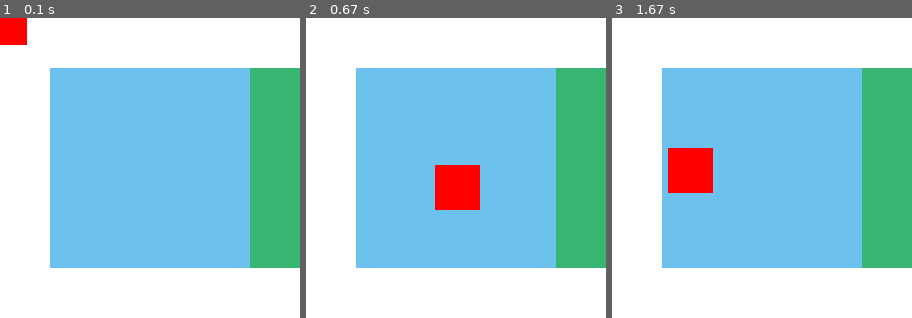
Above: before the commit, frames 1-3 (left to right).
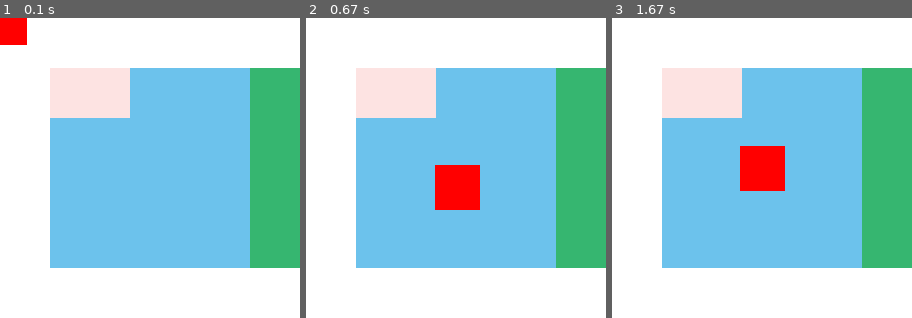
Above: after the commit, the same moments.

Repository: castrocristiano/pygame_hello
Game: pygame game, started from pygame_hello.py
Two runs of this game, one before a commit and one after it. Both use one fixed random seed, a clock stepped at 60 frames per second and the inputs below.
Inputs (mouse positions are in pixels of both pictures, inside the frame that each line leads up to):
- Up to frame 1 (0.1 s): no input
- Up to frame 2 (0.67 s): press the mouse at (552, 159) at 0.37 s; move the mouse to (504, 174) at 0.47 s; release the mouse at (456, 186) at 0.6 s
- Up to frame 3 (1.67 s): hold Right 0.67-1.13 s; click (690, 171) at 0.75 s

The runs differ from the first frame. In frame 1, 4.4% of the frame differs, in the area x 16-44%, y 16-34%; in frame 2, 4.4%; in frame 3, 8.9%, in the area x 16-58%, y 16-59%.

Commit message:
Eventos dos botões do mouse

Diff:
--- a/pygame_hello.py
+++ b/pygame_hello.py
@@ -3,24 +3,31 @@
 
 
 def main():
-    #I niciando a lib Pygame
+    #Iniciando a lib Pygame
     pygame.init()
+
     # Definindo o título da janela
     pygame.display.set_caption("Iniciando com Pygame")
+
     # Definindo o tamanho da janela
     tela = pygame.display.set_mode([300, 300])
+
     '''
         Definindo o clock da tela.
         O clock (relógio) define quantos frames por segundo será o intervalo de atualização da tela
     '''
     relogio = pygame.time.Clock()
+
     # Variável para controlar o evento de sair
     sair = False
+
     # Variáveis que contém a definição de cores
     cor_branca = (255, 255, 255)
     cor_azul = (108, 194, 236)
     cor_verde = (54, 182, 112)
-    cor_vermelha =(255, 0, 0)
+    cor_vermelha = (255, 0, 0)
+    cor_rosa = (253, 227, 226)
+
     '''
         Criando uma superfice que terá a cor azul.
         Os parâmetros definem a área ocupada pela superfice.
@@ -28,25 +35,27 @@
     '''
     sup_azul = pygame.Surface((200, 200))
     sup_azul.fill(cor_azul)
+
     # Mesmo caso anterior, mas esta superfice será verde
     sup_verde = pygame.Surface((100, 100))
     sup_verde.fill(cor_verde)
 
     ret = pygame.Rect(10, 10, 45, 45)
-
+    ret2 = pygame.Rect(50, 50, 80, 50)
 
     # Mantém a tela aberta até clicar no botão de fechar.
     while sair == False:
         for event in pygame.event.get():
             if event.type == pygame.QUIT:
                 sair = True
-            '''
+
             if event.type == pygame.MOUSEBUTTONDOWN:
-                ret = ret.move(10, 10)
+                pygame.mouse.set_pos(150, 150)
 
-            if event.type == pygame.MOUSEMOTION:
-                ret = ret.move(-10, -10)
-            '''
+            # if event.type == pygame.MOUSEMOTION:
+            #     ret = ret.move(-10, -10)
+            #
+
             # https://www.pygame.org/docs/ref/key.html
             if event.type == pygame.KEYDOWN:
                 if event.key == pygame.K_LEFT:
@@ -64,23 +73,27 @@
 
         # Aqui o relógio define que a tela atualizará a 27 frames por segundo
         relogio.tick(27)
+
         # Define a cor de fundo da tela como branca
         tela.fill(cor_branca)
+
         # Coloca as superfices na tela nas respectivas posições
         tela.blit(sup_azul, [50, 50])
         tela.blit(sup_verde, [250, 50])
         tela.blit(sup_verde, [250, 150])
 
         (ret.left, ret.top) = pygame.mouse.get_pos()
+
         ret.left -= ret.width/2
         ret.top -= ret.height/2
 
         pygame.draw.rect(tela, cor_vermelha, ret)
+        pygame.draw.rect(tela, cor_rosa, ret2)
 
         # Atualiza a tela
         pygame.display.update()
+
     # Encerra
     pygame.quit()
 
-
 main()
